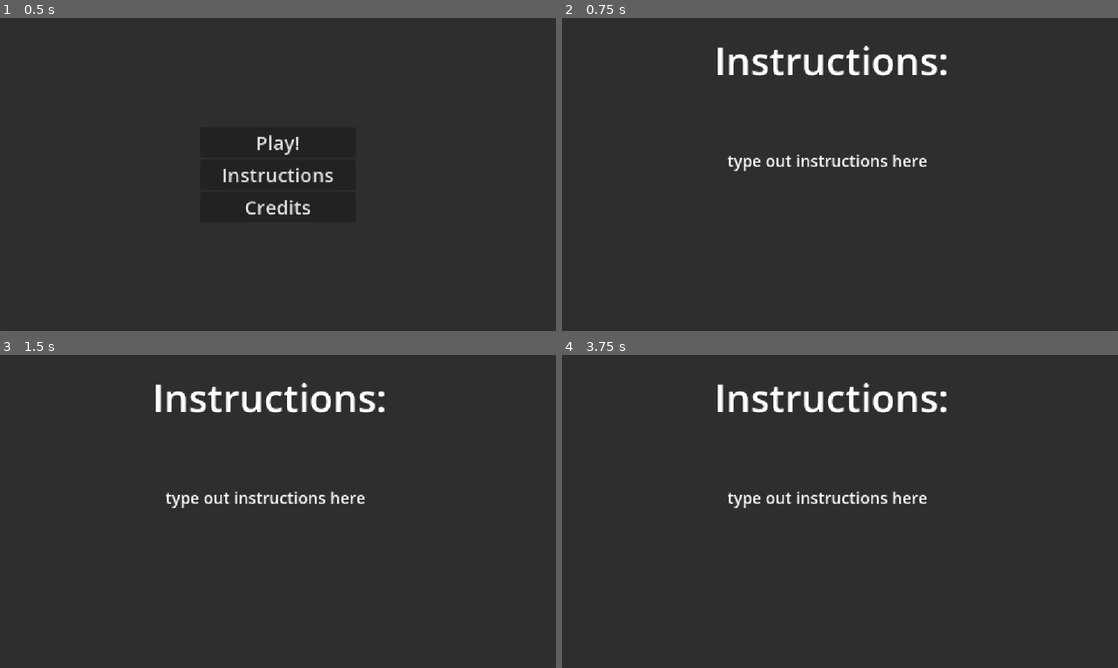
Above: before the commit, frames 1-4 (two rows, left to right).
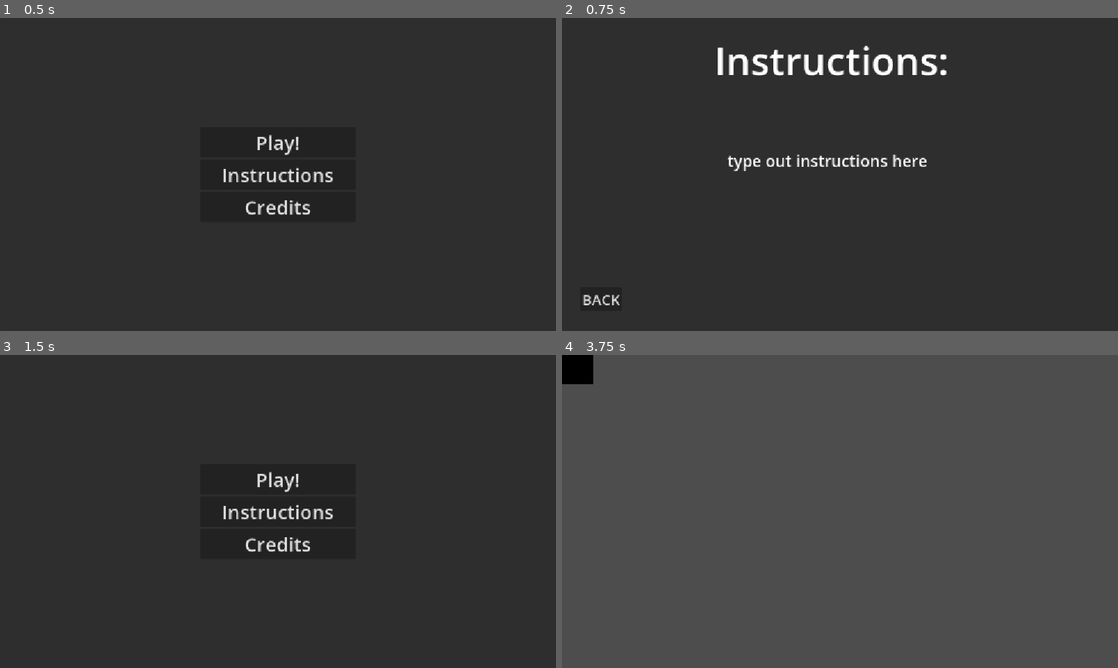
Above: after the commit, the same moments.

Repository: arislam-cs28/mamas-sustaineria
Game: Godot game, scene res://Scenes/Main/main_menu.tscn
Two runs of this game, one before a commit and one after it. Both use one fixed random seed, a clock stepped at 60 frames per second and the inputs below. Video files are missing from this copy of the repository; at most half a second of black plays in their place.
Inputs (mouse positions are in pixels of both pictures, inside the frame that each line leads up to):
- Up to frame 1 (0.5 s): no input
- Up to frame 2 (0.75 s): click "Instructions" at 0.5 s
- Up to frame 3 (1.5 s): click (38, 636) at 1.25 s, where only the run after the commit has a clickable "BACK"
- Up to frame 4 (3.75 s): click (840, 542) at 2 s, where only the run after the commit has a clickable "Credits"; click (589, 642) at 2.75 s, where only the run after the commit has a clickable "BACK"; click (840, 480) at 3.5 s, where only the run after the commit has a clickable "Play!"

Frame 1 is identical in both runs. In frame 2, 0.1% of the frame differs, in the area x 3-11%, y 88-92%; in frame 3, 2.9%; in frame 4, 100%, in the area x 0-100%, y 0-100%.

Commit message:
added back buttons

Diff:
--- a/Scenes/Main/Credits.tscn
+++ b/Scenes/Main/Credits.tscn
@@ -1,6 +1,9 @@
 [gd_scene format=3 uid="uid://bm48u2luyiwwd"]
 
+[ext_resource type="Script" uid="uid://dln3u4um1esjh" path="res://Scenes/Main/credits.gd" id="1_rfphu"]
+
 [node name="Credits" type="Node2D" unique_id=2044604102]
+script = ExtResource("1_rfphu")
 
 [node name="Panel" type="Panel" parent="." unique_id=1875139365]
 offset_right = 1152.0
@@ -31,3 +34,13 @@
 Music by Maggie Chen"
 horizontal_alignment = 1
 vertical_alignment = 1
+
+[node name="Button" type="Button" parent="." unique_id=295449044]
+offset_left = 30.0
+offset_top = 578.0
+offset_right = 90.0
+offset_bottom = 614.0
+theme_override_font_sizes/font_size = 20
+text = "BACK"
+
+[connection signal="pressed" from="Button" to="." method="_on_button_pressed"]
--- a/Scenes/Main/Instructions.tscn
+++ b/Scenes/Main/Instructions.tscn
@@ -1,6 +1,9 @@
 [gd_scene format=3 uid="uid://dg0gy3iowyc5d"]
 
+[ext_resource type="Script" uid="uid://bsanqvn4v7u71" path="res://Scenes/Main/instructions.gd" id="1_i2yq2"]
+
 [node name="Instructions" type="Node2D" unique_id=644979055]
+script = ExtResource("1_i2yq2")
 
 [node name="Panel" type="Panel" parent="." unique_id=116348451]
 offset_right = 1152.0
@@ -27,3 +30,13 @@
 text = "type out instructions here"
 horizontal_alignment = 1
 vertical_alignment = 1
+
+[node name="Button" type="Button" parent="." unique_id=479659566]
+offset_left = 38.0
+offset_top = 557.0
+offset_right = 124.0
+offset_bottom = 607.0
+theme_override_font_sizes/font_size = 30
+text = "BACK"
+
+[connection signal="pressed" from="Button" to="." method="_on_button_pressed"]
--- /dev/null
+++ b/Scenes/Main/credits.gd
@@ -0,0 +1,15 @@
+extends Node2D
+
+
+# Called when the node enters the scene tree for the first time.
+func _ready() -> void:
+	pass # Replace with function body.
+
+
+# Called every frame. 'delta' is the elapsed time since the previous frame.
+func _process(delta: float) -> void:
+	pass
+
+
+func _on_button_pressed() -> void:
+	get_tree().change_scene_to_file("res://Scenes/Main/main_menu.tscn")
--- /dev/null
+++ b/Scenes/Main/instructions.gd
@@ -0,0 +1,15 @@
+extends Node2D
+
+
+# Called when the node enters the scene tree for the first time.
+func _ready() -> void:
+	pass # Replace with function body.
+
+
+# Called every frame. 'delta' is the elapsed time since the previous frame.
+func _process(delta: float) -> void:
+	pass
+
+
+func _on_button_pressed() -> void:
+	get_tree().change_scene_to_file("res://Scenes/Main/main_menu.tscn")
Not shown, added: Scenes/Main/credits.gd.uid
Not shown, added: Scenes/Main/instructions.gd.uid
